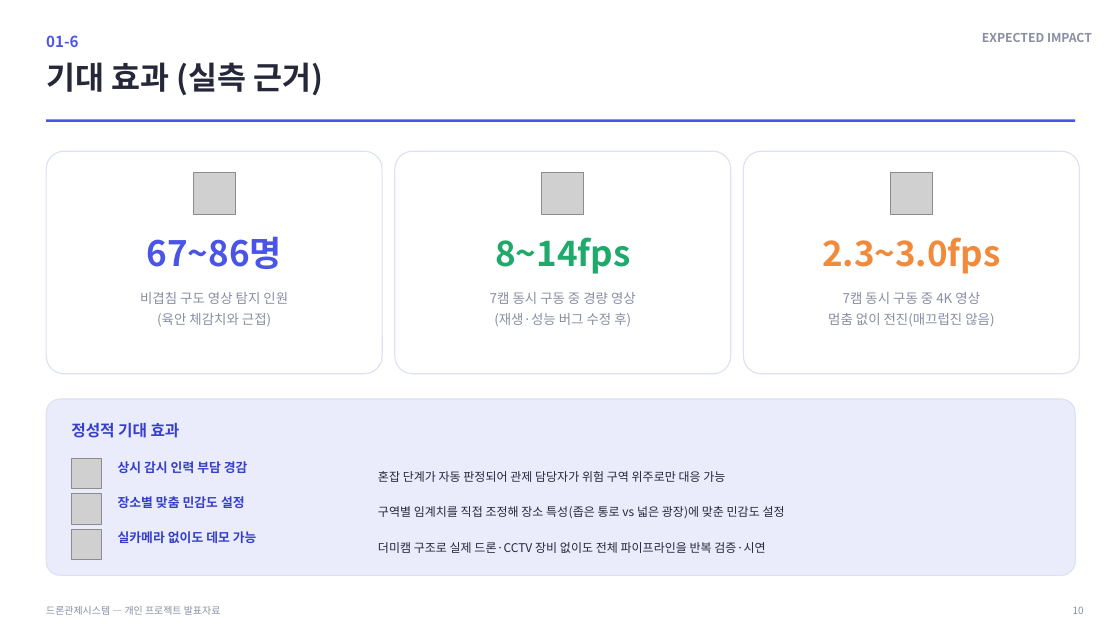
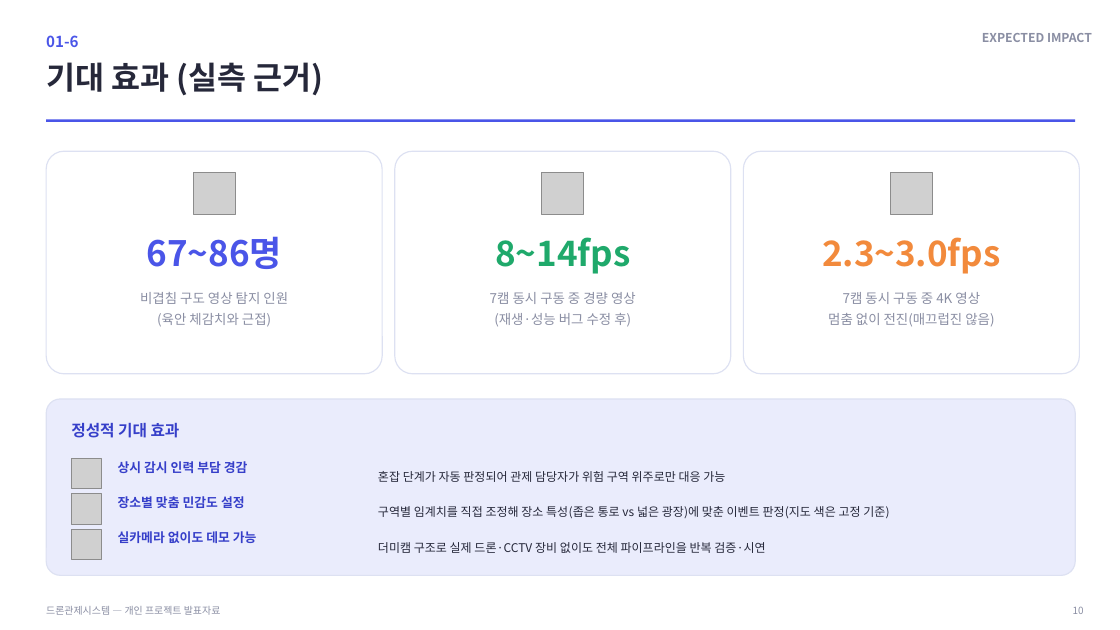
Before and after one commit to rlaeoaud7018/DroneControllSystemApp, a slide deck: slide 10 of 발표자료6.pptx. Drawn at 1120x630 pixels with LibreOffice and Linux fonts; fonts in the diff are those of the drawing; grey boxes stand for pictures; background and template pictures are left out. Boxes give left, top, right and bottom in pixels: in the first picture for what was removed or moved away, otherwise in the second. Text is boxed around its words. In the diff, an @@ line names an element or a change of style, - is before the commit and + after.

```diff
--- a/발표자료6.pptx
+++ b/발표자료6.pptx
@@ text at <box>378,506,889,518</box>: text changed @@
-구역별 임계치를 직접 조정해 장소 특성(좁은 통로 vs 넓은 광장)에 맞춘 민감도 설정
+구역별 임계치를 직접 조정해 장소 특성(좁은 통로 vs 넓은 광장)에 맞춘 이벤트 판정(지도 색은 고정 기준)
```
Also in this commit, not shown: 8 other slides changed, 8 other files.
